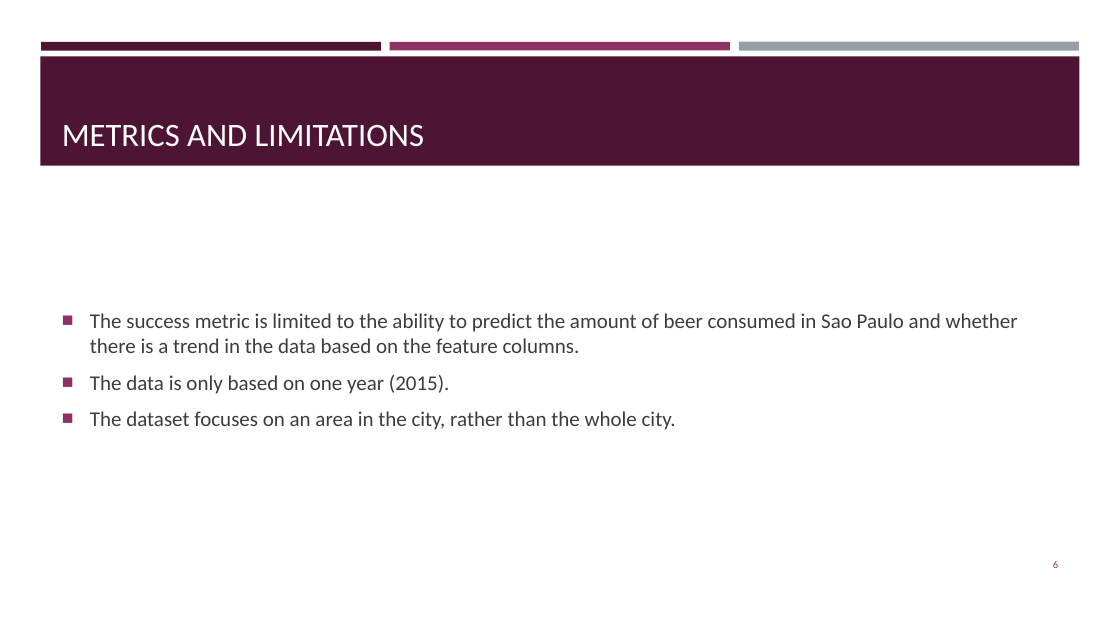
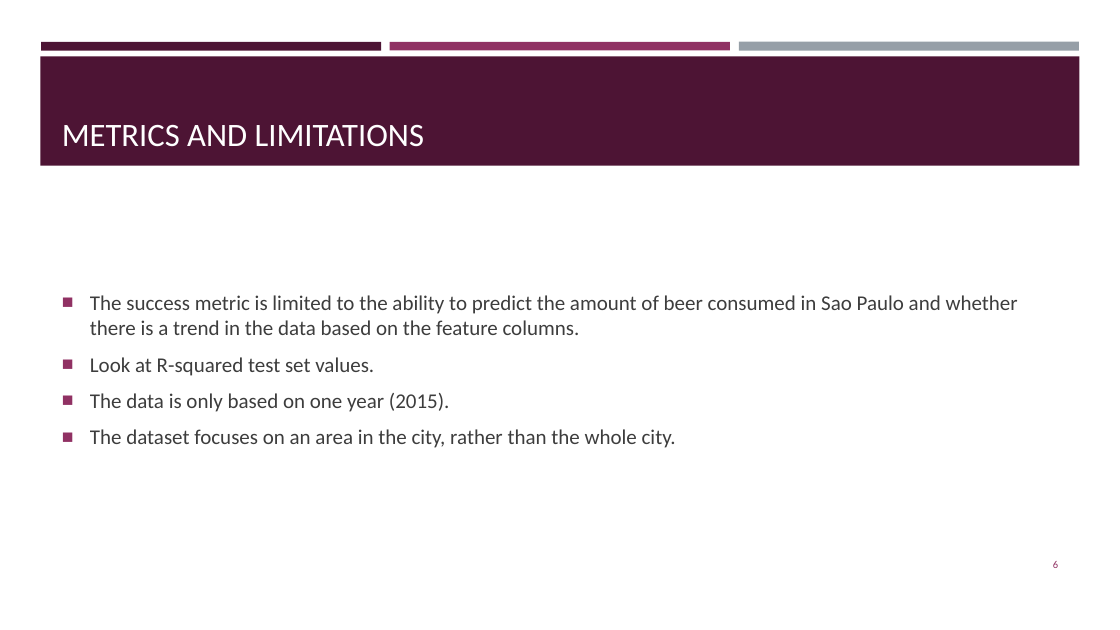
Before and after one commit to devonoregan/devon_oregan_final_part4_project, a slide deck: slide 6 of part4.pptx. Drawn at 1120x630 pixels with LibreOffice and Linux fonts; fonts in the diff are those of the drawing. Boxes give left, top, right and bottom in pixels: in the first picture for what was removed or moved away, otherwise in the second. Text is boxed around its words. In the diff, an @@ line names an element or a change of style, - is before the commit and + after.

```diff
--- a/part4.pptx
+++ b/part4.pptx
@@ text at bbox=[90, 357, 374, 376]: paragraph added @@
+■ Look at R-squared test set values.
```
Also in this commit, not shown: 1 other slide changed.
